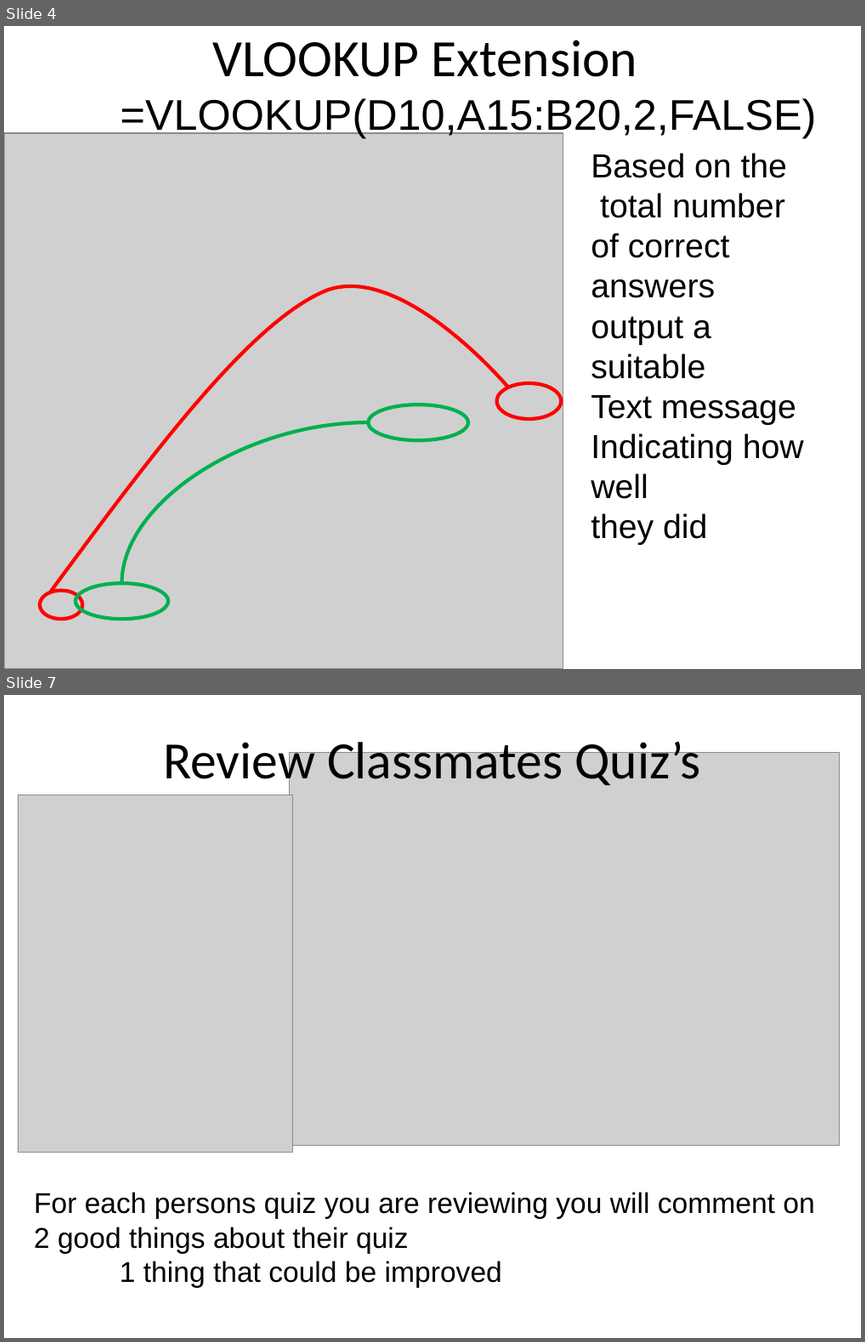
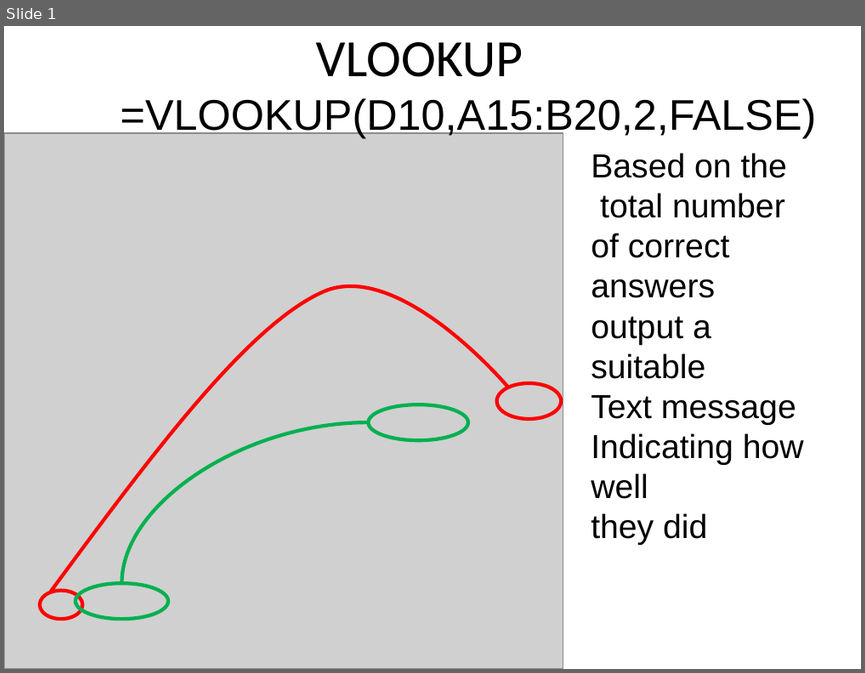
Before and after one commit to scockram/paulcockram7.github.io, a slide deck: 05vlookup/vlookup_intro.ppt. Shown one above the other, each under a label of ours: slides 4 and 7 before the commit, slide 1 after it; the slides between them are not shown. The pictures are 865x1342 and 865x673 pixels, drawn with LibreOffice and Linux fonts; fonts in the diff are those of the drawing; grey boxes stand for pictures. Boxes give left, top, right and bottom in pixels: in the first picture for what was removed or moved away, otherwise in the second. Text is boxed around its words. In the diff, an @@ line names an element or a change of style, - is before the commit and + after.

Commit message:
u[pdated vlookup
Former-commit-id: c009132c4ba0f7f4a752a5b41def80a5932ae558

```diff
--- a/05vlookup/vlookup_intro.ppt
+++ b/05vlookup/vlookup_intro.ppt
@@ slide 7 removed at [4,695,861,1338], background #FFFFFF @@
@@ title removed at [163,735,701,791] @@
-Review Classmates Quiz’s
@@ picture removed at [290,753,840,1145] @@
@@ picture removed at [18,795,294,1152] @@
@@ text removed at [34,1191,814,1287] @@
-For each persons quiz you are reviewing you will comment on 2 good things about their quiz
-1 thing that could be improved
@@ what was slide 4 is now slide 1 @@
@@ slide 1 changed as well @@
@@ title at [316,42,522,77]: text changed @@
-VLOOKUP Extension
+VLOOKUP
```
Also in this commit, not shown: 9 other slides removed, 1 other file.
